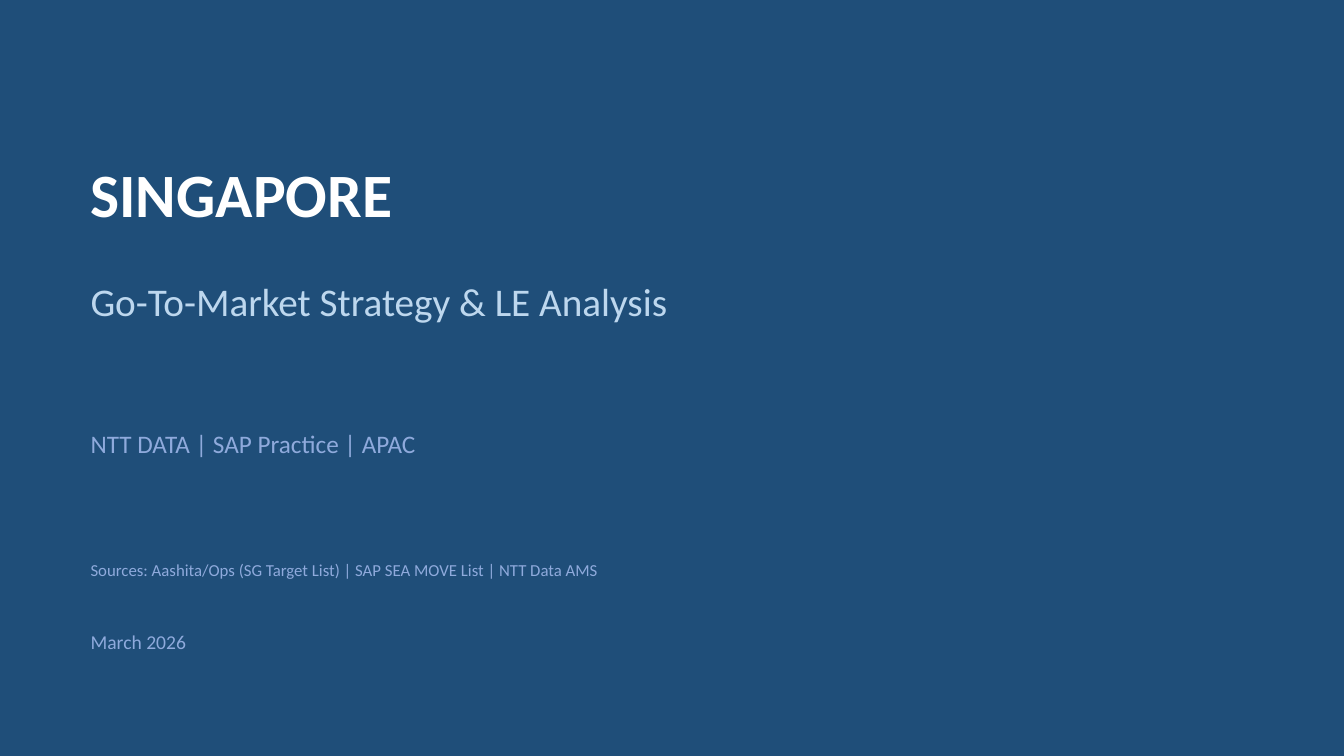
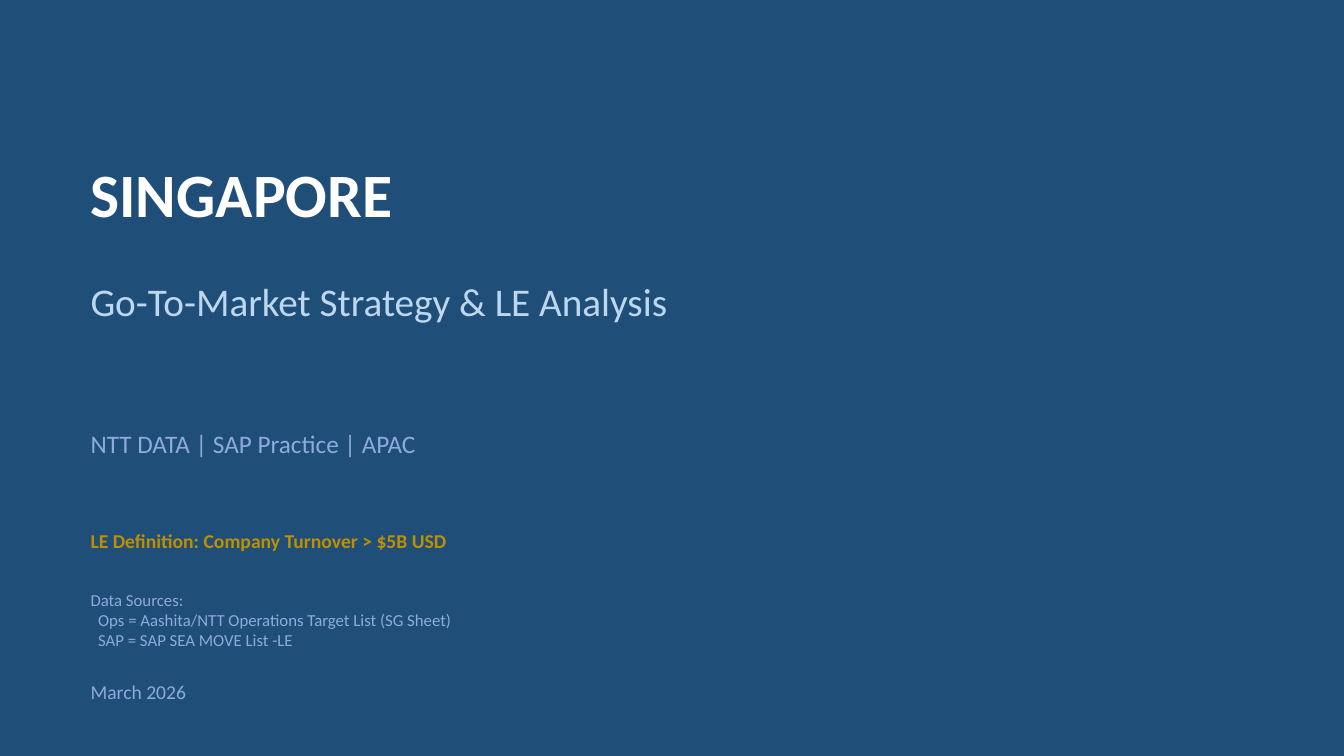
Before and after one commit to bhartiya75/ntt, a slide deck: slide 1 of backend/analysis/SG_GTM_Presentation.pptx. Drawn at 1344x756 pixels with LibreOffice and Linux fonts; fonts in the diff are those of the drawing. Boxes give left, top, right and bottom in pixels: in the first picture for what was removed or moved away, otherwise in the second. Text is boxed around its words. In the diff, an @@ line names an element or a change of style, - is before the commit and + after.

```diff
--- a/backend/analysis/SG_GTM_Presentation.pptx
+++ b/backend/analysis/SG_GTM_Presentation.pptx
@@ text added at [91,534,446,551], 14 pt, text #BF8F00, bold @@
+LE Definition: Company Turnover > $5B USD
@@ text at [91,595,451,646]: text changed @@
-Sources: Aashita/Ops (SG Target List) | SAP SEA MOVE List | NTT Data AMS
+Data Sources:
+Ops = Aashita/NTT Operations Target List (SG Sheet)
+SAP = SAP SEA MOVE List -LE
@@ text "March 2026": place and size @@
-text "March 2026" at [91,635,186,649]
+text "March 2026" at [91,685,186,699]
```
Also in this commit, not shown: 8 other slides changed, 1 other file.
